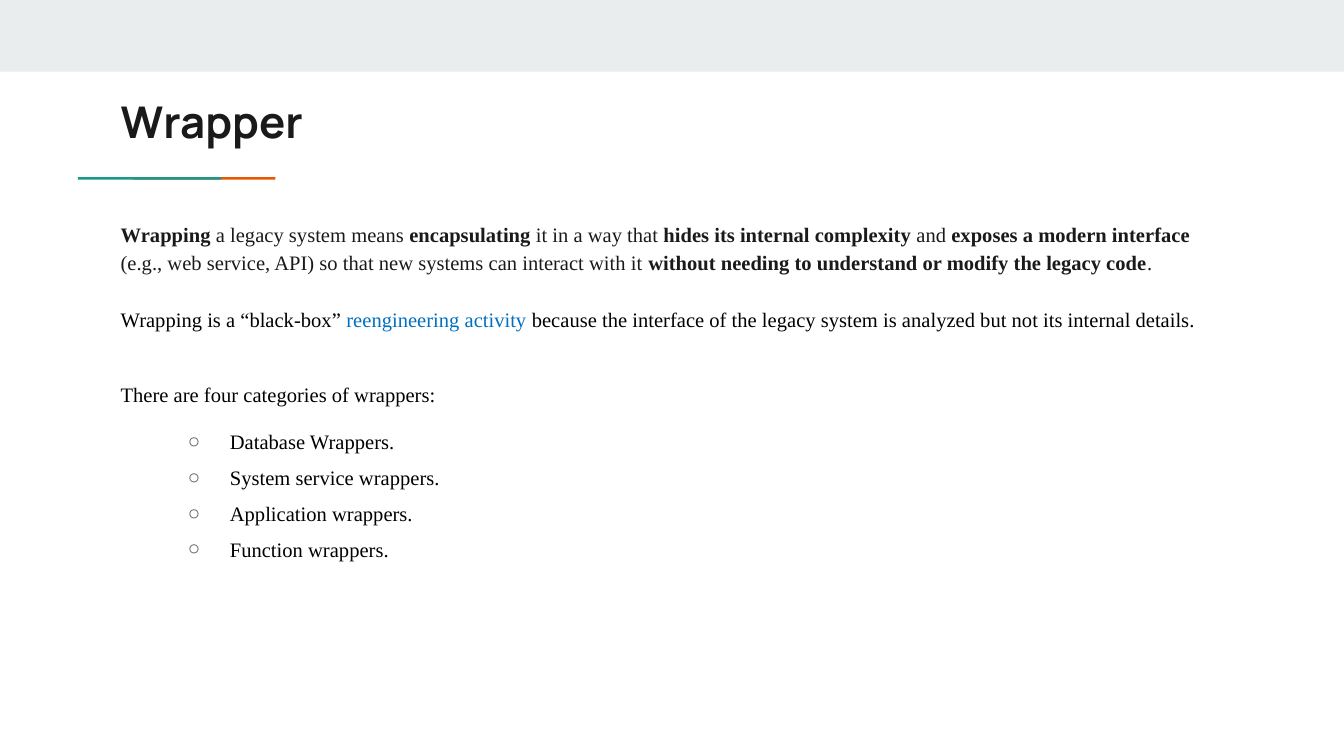
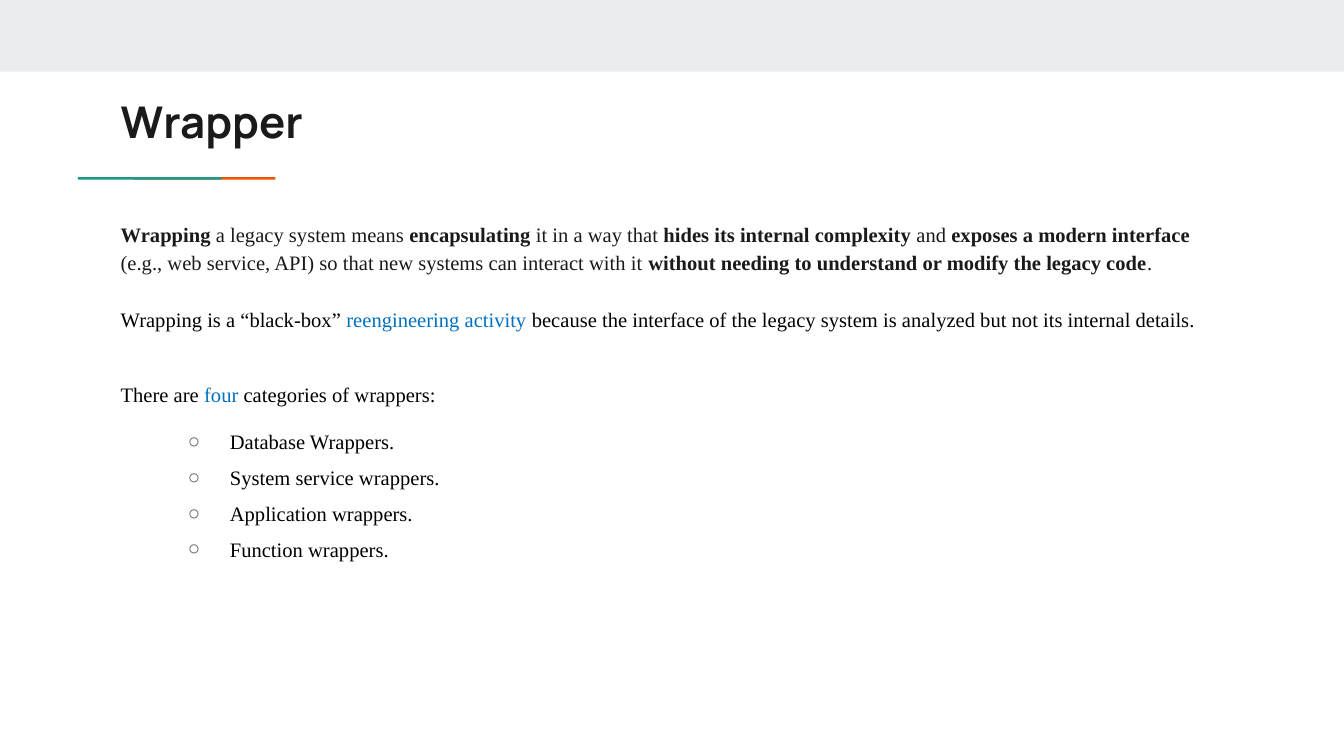
Before and after one commit to GoonerMAK/SWE_4801_Software_Maintenance, a slide deck: slide 9 of Chapter 13_legacy Systems.pptx. Drawn at 1344x756 pixels with LibreOffice and Linux fonts; fonts in the diff are those of the drawing. Boxes give left, top, right and bottom in pixels: in the first picture for what was removed or moved away, otherwise in the second. Text is boxed around its words. In the diff, an @@ line names an element or a change of style, - is before the commit and + after.

```diff
--- a/Chapter 13_legacy Systems.pptx
+++ b/Chapter 13_legacy Systems.pptx
@@ text at box(121, 387, 435, 407): text colour #000000 to #0070C0 in "four" @@
```
Also in this commit, not shown: 4 other slides changed, 2 slides added, 7 other files.
